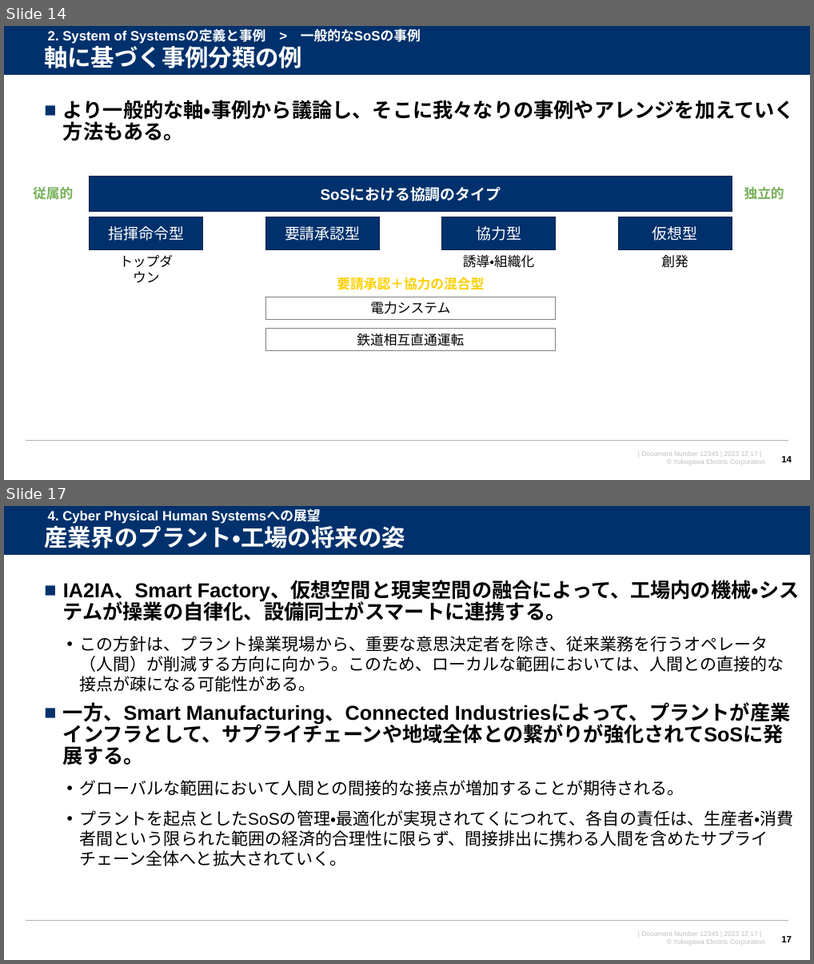
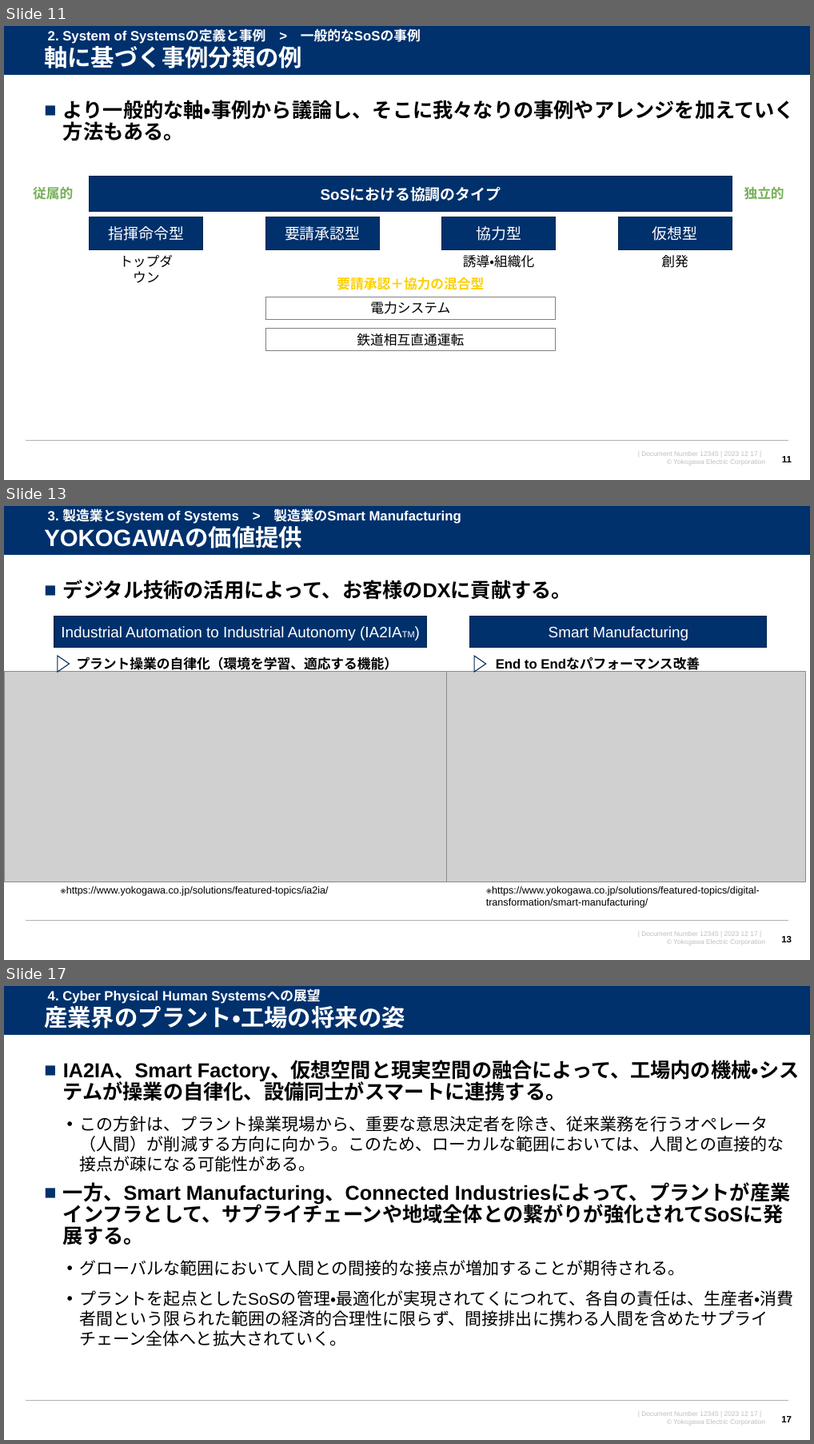
Before and after one commit to watarukumagai-git/opt, a slide deck: SoS/conf2023/231217_横幹連合コンファレンス_熊谷.pptx. Shown one above the other, each under a label of ours: slides 14 and 17 before the commit, slides 11, 13 and 17 after it; the slides between them are not shown. The pictures are 814x964 and 814x1444 pixels, drawn with LibreOffice and Linux fonts; fonts in the diff are those of the drawing; grey boxes stand for pictures; background and template pictures are left out. Boxes give left, top, right and bottom in pixels: in the first picture for what was removed or moved away, otherwise in the second. Text is boxed around its words. In the diff, an @@ line names an element or a change of style, - is before the commit and + after.

```diff
--- a/SoS/conf2023/231217_横幹連合コンファレンス_熊谷.pptx
+++ b/SoS/conf2023/231217_横幹連合コンファレンス_熊谷.pptx
@@ slide 13 added at bbox=[4, 506, 810, 960], background #FFFFFF; not listed: 4 template elements that a slide beside it also shows @@
@@ text added at bbox=[44, 528, 302, 548], 28 pt, text #FFFFFF, bold @@
+YOKOGAWAの価値提供
@@ text added at bbox=[48, 508, 462, 524], 16 pt, text #FFFFFF, bold @@
+3. 製造業とSystem of Systems > 製造業のSmart Manufacturing
@@ text added at bbox=[63, 580, 572, 600], 24 pt, text #000000, bold @@
+■ デジタル技術の活用によって、お客様のDXに貢献する。
@@ rectangle added at bbox=[54, 616, 427, 648], fill #00316C, outline #002450 1 pt, 18 pt, text #FFFFFF @@
+Industrial Automation to Industrial Autonomy (IA2IATM)
@@ rectangle added at bbox=[470, 616, 767, 648], fill #00316C, outline #002450 1 pt, 18 pt, text #FFFFFF @@
+Smart Manufacturing
@@ picture added at bbox=[4, 672, 449, 882] @@
@@ triangle added at bbox=[58, 656, 70, 672], fill #FFFFFF, outline #002450 1 pt @@
@@ text added at bbox=[77, 656, 398, 672], 16 pt, text #000000, bold @@
+プラント操業の自律化（環境を学習、適応する機能）
@@ picture added at bbox=[447, 672, 806, 882] @@
@@ triangle added at bbox=[474, 656, 486, 672], fill #FFFFFF, outline #002450 1 pt @@
@@ text added at bbox=[496, 657, 700, 672], 16 pt, text #000000, bold @@
+End to Endなパフォーマンス改善
@@ text added at bbox=[66, 886, 329, 896], 12 pt, text #000000 @@
+※https://www.yokogawa.co.jp/solutions/featured-topics/ia2ia/
@@ text added at bbox=[486, 886, 760, 908], 12 pt, text #000000 @@
+※https://www.yokogawa.co.jp/solutions/featured-topics/digital-transformation/smart-manufacturing/
@@ page number added at bbox=[782, 936, 792, 942], 11 pt, text #000000, bold @@
+13
@@ what was slide 14 is now slide 11 @@
@@ page number at bbox=[782, 456, 792, 462]: text changed @@
-14
+11
```
Also in this commit, not shown: 3 slides changed, 3 other slides added, 2 slides removed.
